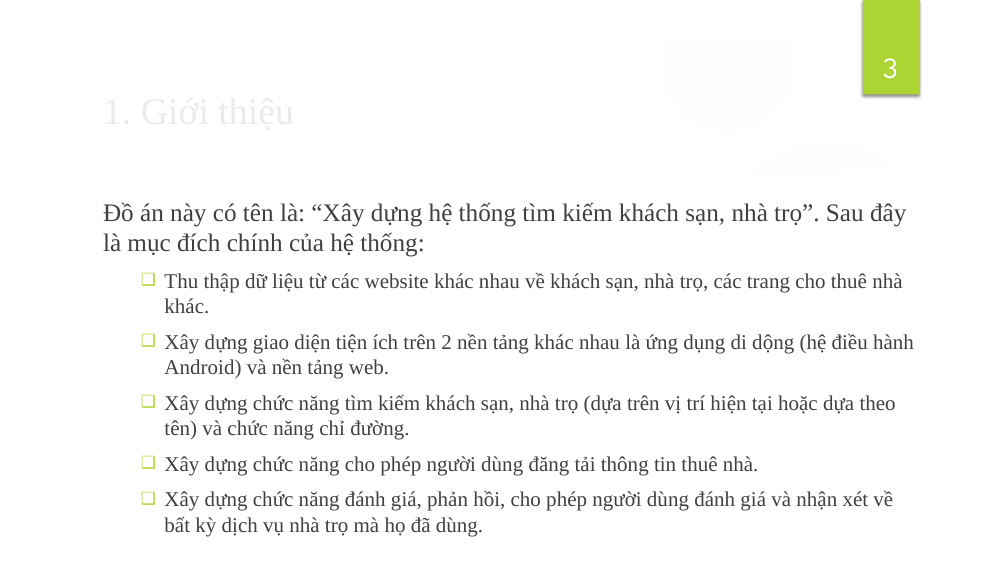
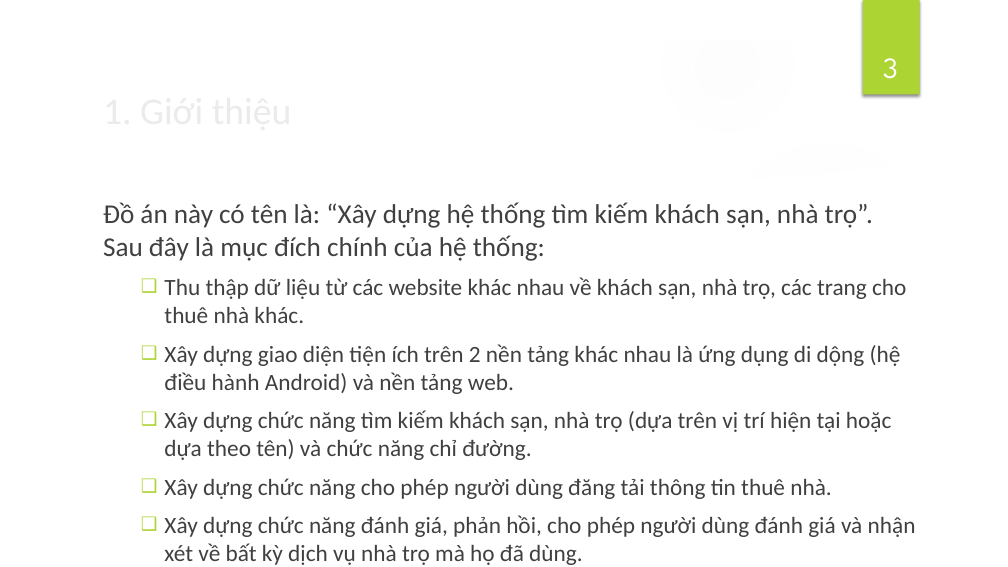
Before and after one commit to AnhtuTa/FGS, a slide deck: slide 3 of Reports/slide bao cao.pptx. Drawn at 1008x567 pixels with LibreOffice and Linux fonts; fonts in the diff are those of the drawing; background and template pictures are left out. Boxes give left, top, right and bottom in pixels: in the first picture for what was removed or moved away, otherwise in the second. Text is boxed around its words. In the diff, an @@ line names an element or a change of style, - is before the commit and + after.

```diff
--- a/Reports/slide bao cao.pptx
+++ b/Reports/slide bao cao.pptx
@@ title "1. Giới thiệu" at box(95, 80, 820, 138): font Times New Roman to Calibri @@
@@ text "Đồ án này có tên ..." at box(103, 202, 916, 537): size 24 to 25.9 pt in "Đồ án này có tên là: “Xây ..."; font Times New Roman to Calibri; size 20 to 22.2 pt in "Thu thập dữ liệu từ các website ...", "Xây dựng giao diện tiện ích trên ...", "Xây dựng chức năng tìm kiếm khách ...", "Xây dựng chức năng cho phép người ..." and 1 more places @@
```
Also in this commit, not shown: 16 other slides changed, 25 slides added, 6 slides removed, 20 other files.
